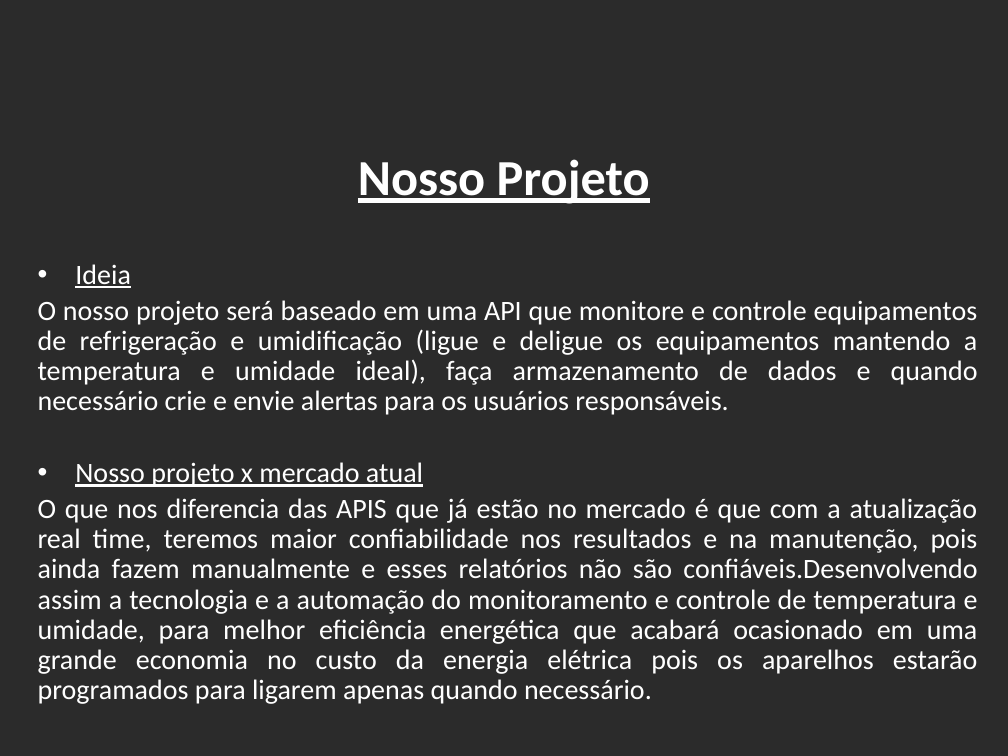
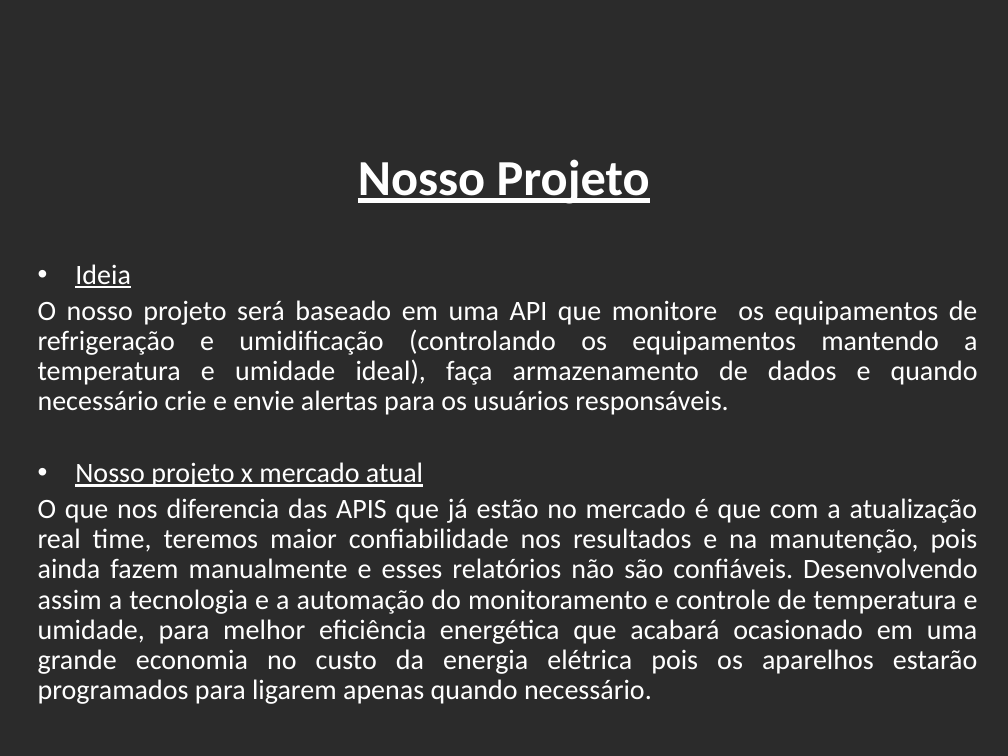
Before and after one commit to viniciushcano/PI-1o-semestre, a slide deck: slide 6 of ppt/DataCenter.pptx. Drawn at 1008x756 pixels with LibreOffice and Linux fonts; fonts in the diff are those of the drawing; background and template pictures are left out; a plain dark background stands for a picture behind light text. Boxes give left, top, right and bottom in pixels: in the first picture for what was removed or moved away, otherwise in the second. Text is boxed around its words. In the diff, an @@ line names an element or a change of style, - is before the commit and + after.

Commit message:
Atualização BD e planilhas

```diff
--- a/ppt/DataCenter.pptx
+++ b/ppt/DataCenter.pptx
@@ text at (38, 300, 978, 415): text changed @@
-O nosso projeto será baseado em uma API que monitore e controle equipamentos de refrigeração e umidificação (ligue e deligue os equipamentos mantendo a temperatura e umidade ideal), faça armazenamento de dados e quando necessário crie e envie alertas para os usuários responsáveis.
+O nosso projeto será baseado em uma API que monitore os equipamentos de refrigeração e umidificação (controlando os equipamentos mantendo a temperatura e umidade ideal), faça armazenamento de dados e quando necessário crie e envie alertas para os usuários responsáveis.
@@ text at (38, 498, 978, 704): spaces changed @@
-O que nos diferencia das APIS que já estão no mercado é que com a atualização real time, teremos maior confiabilidade nos resultados e na manutenção, pois ainda fazem manualmente e esses relatórios não são confiáveis.Desenvolvendo assim a tecnologia e a automação do monitoramento e controle de temperatura e umidade, para melhor eficiência energética que acabará ocasionado em uma grande economia no custo da energia elétrica pois os aparelhos estarão programados para ligarem apenas quando necessário.
+O que nos diferencia das APIS que já estão no mercado é que com a atualização real time, teremos maior confiabilidade nos resultados e na manutenção, pois ainda fazem manualmente e esses relatórios não são confiáveis. Desenvolvendo assim a tecnologia e a automação do monitoramento e controle de temperatura e umidade, para melhor eficiência energética que acabará ocasionado em uma grande economia no custo da energia elétrica pois os aparelhos estarão programados para ligarem apenas quando necessário.
```
Also in this commit, not shown: 3 other slides changed, 5 other files.
